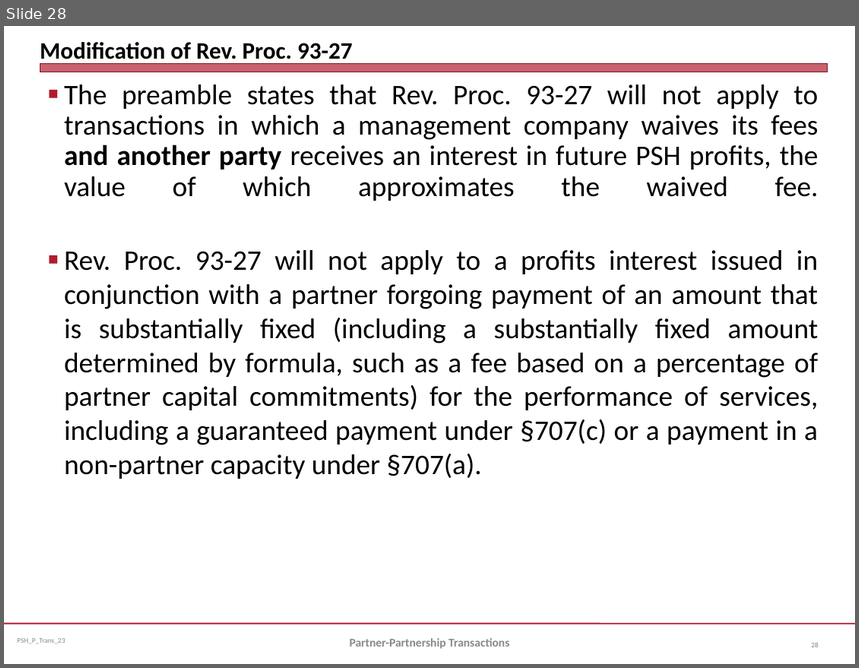
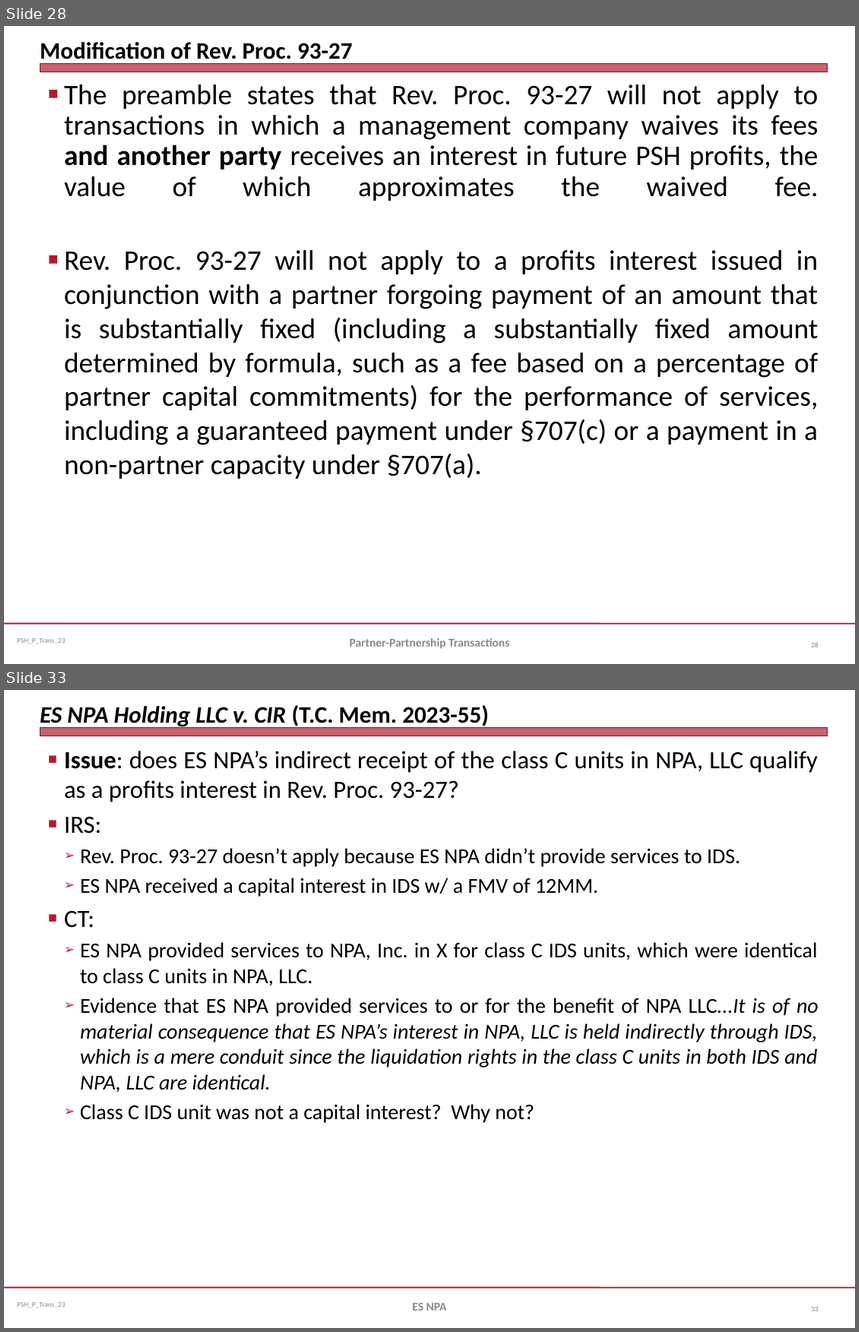
Before and after one commit to jmc877/Partnership-Tax, a slide deck: slides/PSH_P_Trans_23.pptx. Shown one above the other, each under a label of ours: slide 28 before the commit, slides 28 and 33 after it; the slides between them are not shown. The pictures are 859x668 and 859x1332 pixels, drawn with LibreOffice and Linux fonts; fonts in the diff are those of the drawing. Boxes give left, top, right and bottom in pixels: in the first picture for what was removed or moved away, otherwise in the second. Text is boxed around its words. In the diff, an @@ line names an element or a change of style, - is before the commit and + after.

```diff
--- a/slides/PSH_P_Trans_23.pptx
+++ b/slides/PSH_P_Trans_23.pptx
@@ slide 33 added at <box>4,690,855,1328</box>, background #FFFFFF; not listed: 3 template elements that a slide beside it also shows @@
@@ title added at <box>40,705,489,729</box>, 20 pt, text #000000, bold, italic @@
+ES NPA Holding LLC v. CIR (T.C. Mem. 2023-55)
@@ text added at <box>64,751,819,1123</box>, 18 pt, text #000000 @@
+■ Issue: does ES NPA’s indirect receipt of the class C units in NPA, LLC qualify as a profits interest in Rev. Proc. 93-27?
+■ IRS:
+  ➢ Rev. Proc. 93-27 doesn’t apply because ES NPA didn’t provide services to IDS.
+  ➢ ES NPA received a capital interest in IDS w/ a FMV of 12MM.
+■ CT:
+  ➢ ES NPA provided services to NPA, Inc. in X for class C IDS units, which were identical to class C units in NPA, LLC.
+  ➢ Evidence that ES NPA provided services to or for the benefit of NPA LLC…It is of no material consequence that ES NPA’s interest in NPA, LLC is held indirectly through IDS, which is a mere conduit since the liquidation rights in the class C units in both IDS and NPA, LLC are identical.
+  ➢ Class C IDS unit was not a capital interest? Why not?
@@ text added at <box>412,1303,447,1311</box>, 10 pt, text #898989, bold @@
+ES NPA
@@ page number added at <box>811,1307,818,1312</box>, 6 pt, text #808080 @@
+33
```
Also in this commit, not shown: 8 other slides added, 1 other file.
